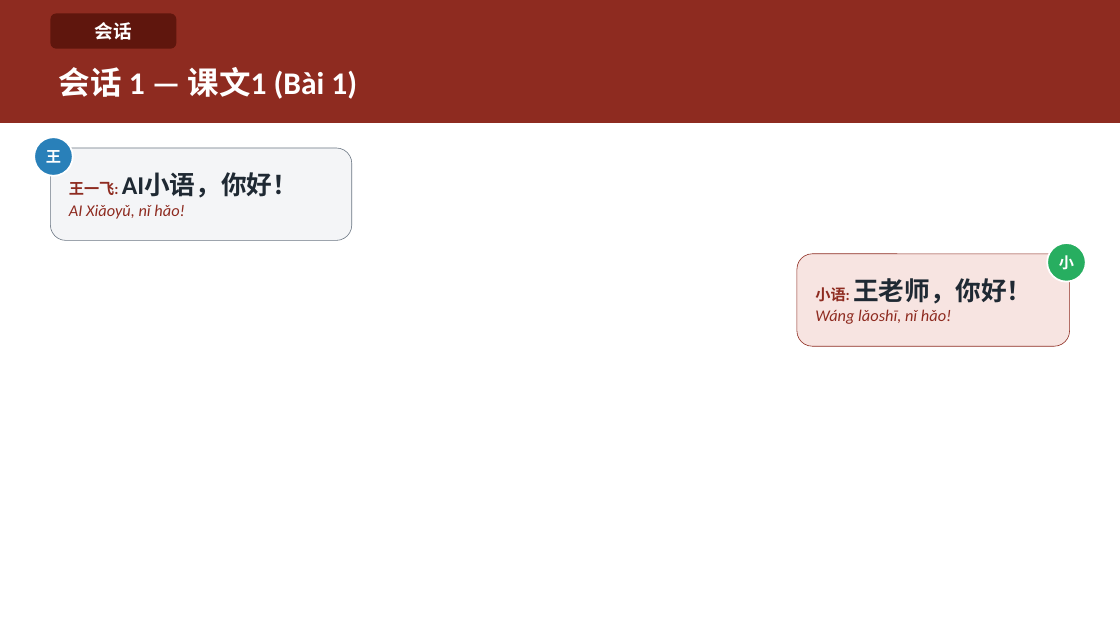
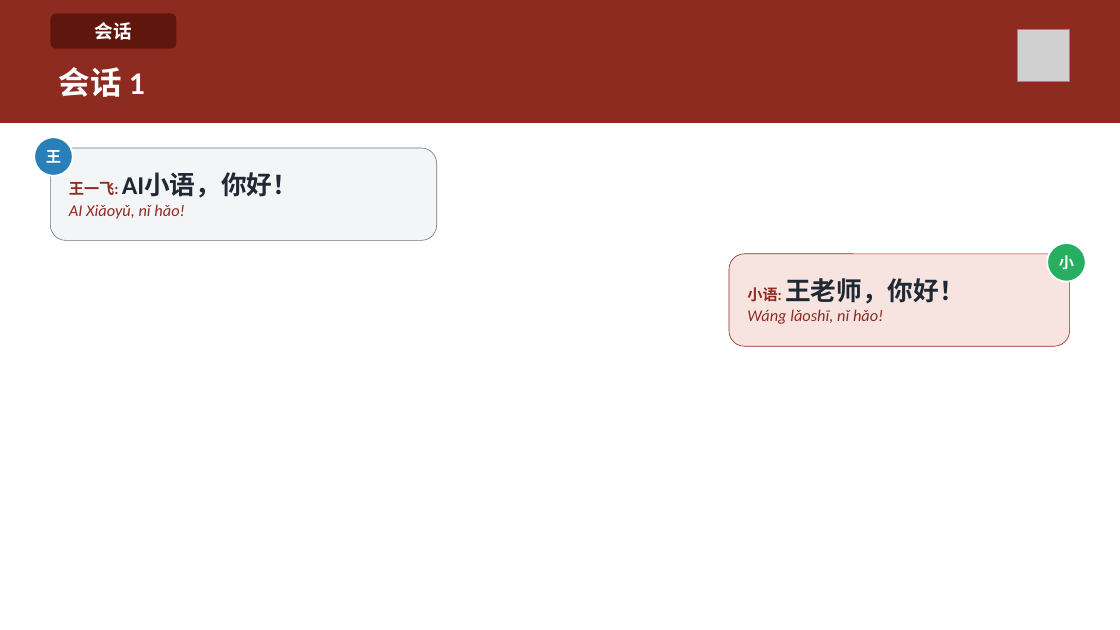
Before and after one commit to HuyenNguyen911/chinese-learning-os, a slide deck: slide 19 of output/hsk1/buoi02_chaohoi_lamquen/slide/Buoi-02-Chaohoi-Lamquen.pptx. Drawn at 1120x630 pixels with LibreOffice and Linux fonts; fonts in the diff are those of the drawing; grey boxes stand for pictures. Boxes give left, top, right and bottom in pixels: in the first picture for what was removed or moved away, otherwise in the second. Text is boxed around its words. In the diff, an @@ line names an element or a change of style, - is before the commit and + after.

```diff
--- a/output/hsk1/buoi02_chaohoi_lamquen/slide/Buoi-02-Chaohoi-Lamquen.pptx
+++ b/output/hsk1/buoi02_chaohoi_lamquen/slide/Buoi-02-Chaohoi-Lamquen.pptx
@@ picture added at (1017,29,1070,82) @@
@@ text at (59,67,145,97): text changed @@
-会话 1 — 课文1 (Bài 1)
+会话 1
@@ rounded rectangle "王一飞: AI小语，你好！": place and size @@
-rounded rectangle "王一飞: AI小语，你好！" at (50,148,352,240)
+rounded rectangle "王一飞: AI小语，你好！" at (50,148,437,240)
@@ rounded rectangle "小语: 王老师，你好！": place and size @@
-rounded rectangle "小语: 王老师，你好！" at (797,254,1070,346)
+rounded rectangle "小语: 王老师，你好！" at (729,254,1070,346)
```
Also in this commit, not shown: 22 other slides changed, 24 other files.
